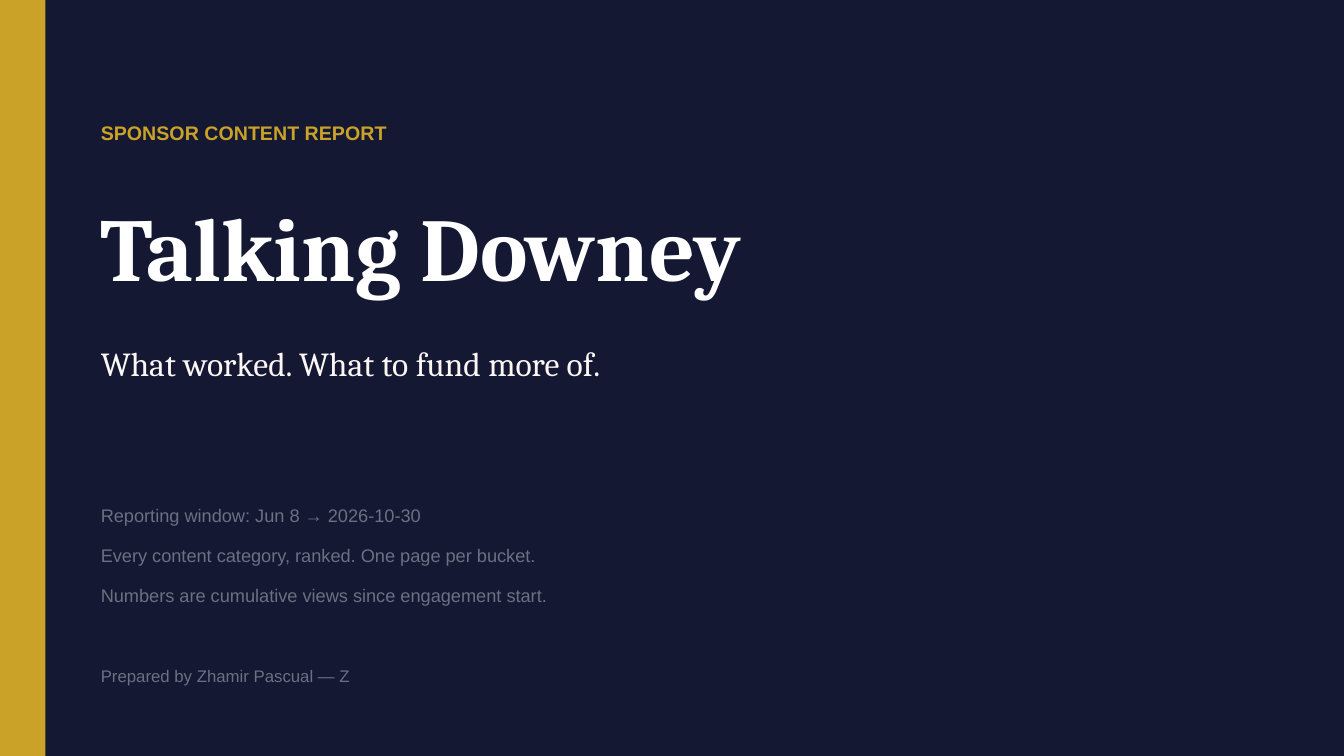
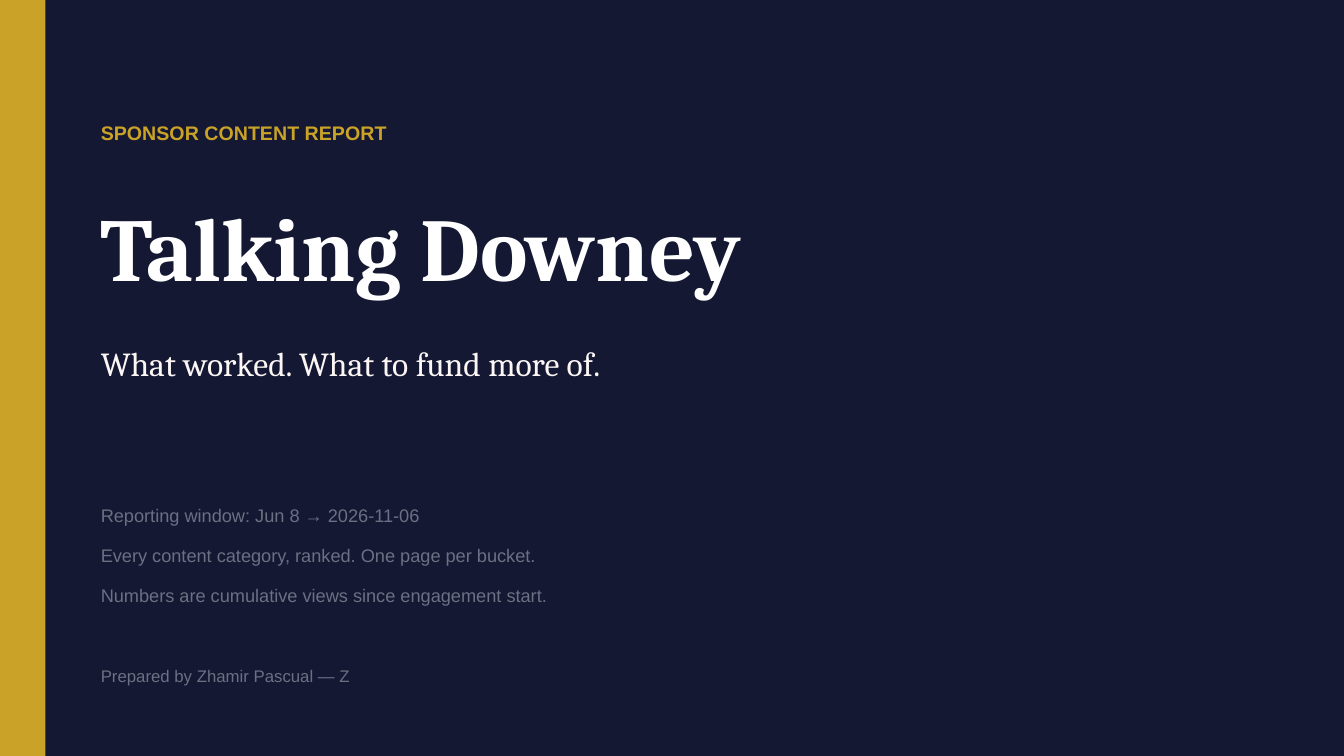
Before and after one commit to zvmmer/talking-downey-kpis, a slide deck: slide 1 of SPONSOR_CONTENT_REPORT.pptx. Drawn at 1344x756 pixels with LibreOffice and Linux fonts; fonts in the diff are those of the drawing. Boxes give left, top, right and bottom in pixels: in the first picture for what was removed or moved away, otherwise in the second. Text is boxed around its words. In the diff, an @@ line names an element or a change of style, - is before the commit and + after.

```diff
--- a/SPONSOR_CONTENT_REPORT.pptx
+++ b/SPONSOR_CONTENT_REPORT.pptx
@@ text at bbox=[101, 509, 420, 526]: text changed @@
-Reporting window: Jun 8 → 2026-10-30
+Reporting window: Jun 8 → 2026-11-06
```
Also in this commit, not shown: 14 other slides changed, 5 other files.
